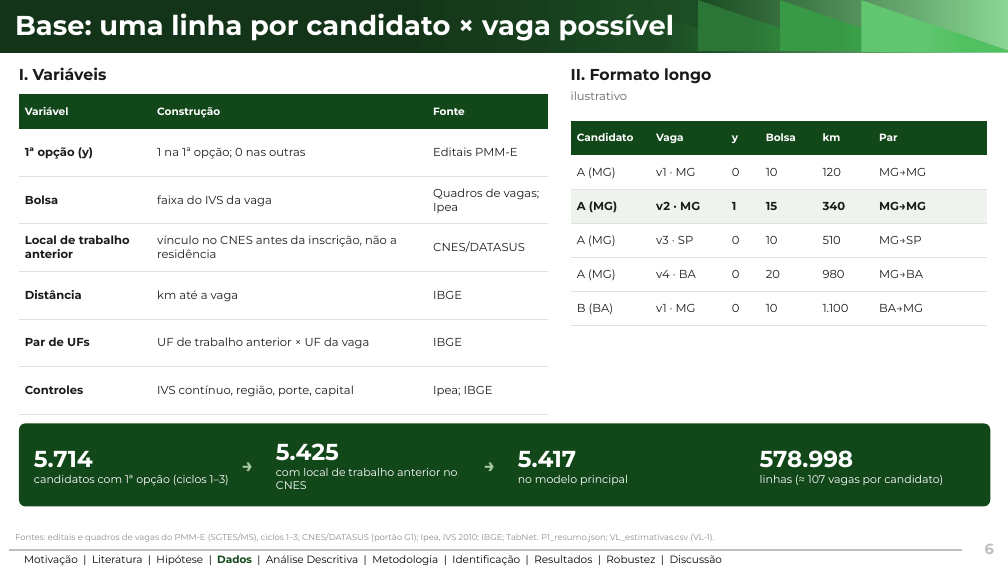
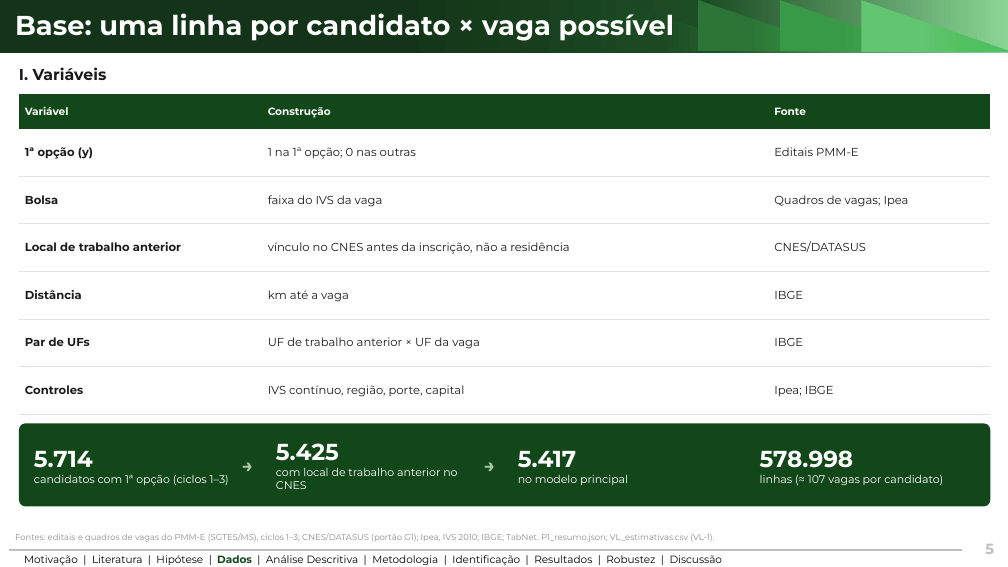
Before and after one commit to ka1victor/impact-eval-health-econ-pmme, a slide deck: slide 5 of output/apresentacao_banca_final/deck_banca_final.pptx (slide 6 before the commit). Drawn at 1008x567 pixels with LibreOffice and Linux fonts; fonts in the diff are those of the drawing; background and template pictures are left out. Boxes give left, top, right and bottom in pixels: in the first picture for what was removed or moved away, otherwise in the second. Text is boxed around its words. In the diff, an @@ line names an element or a change of style, - is before the commit and + after.

```diff
--- a/output/apresentacao_banca_final/deck_banca_final.pptx
+++ b/output/apresentacao_banca_final/deck_banca_final.pptx
@@ text removed at <box>571,68,711,83</box> @@
-II. Formato longo
@@ table: place and size @@
-table at <box>19,95,548,414</box>
+table at <box>19,95,991,414</box>
@@ text removed at <box>571,91,627,100</box> @@
-ilustrativo
@@ table removed at <box>571,121,987,325</box>, 6 rows, 6 columns @@
-Candidato | Vaga | y | Bolsa | km | Par
-A (MG) | v1 · MG | 0 | 10 | 120 | MG→MG
-A (MG) | v2 · MG | 1 | 15 | 340 | MG→MG
-A (MG) | v3 · SP | 0 | 10 | 510 | MG→SP
-A (MG) | v4 · BA | 0 | 20 | 980 | MG→BA
-B (BA) | v1 · MG | 0 | 10 | 1.100 | BA→MG
@@ text at <box>985,544,994,554</box>: text changed @@
-6
+5
```
Also in this commit, not shown: 16 other slides changed, 2 slides removed, 7 other files.
